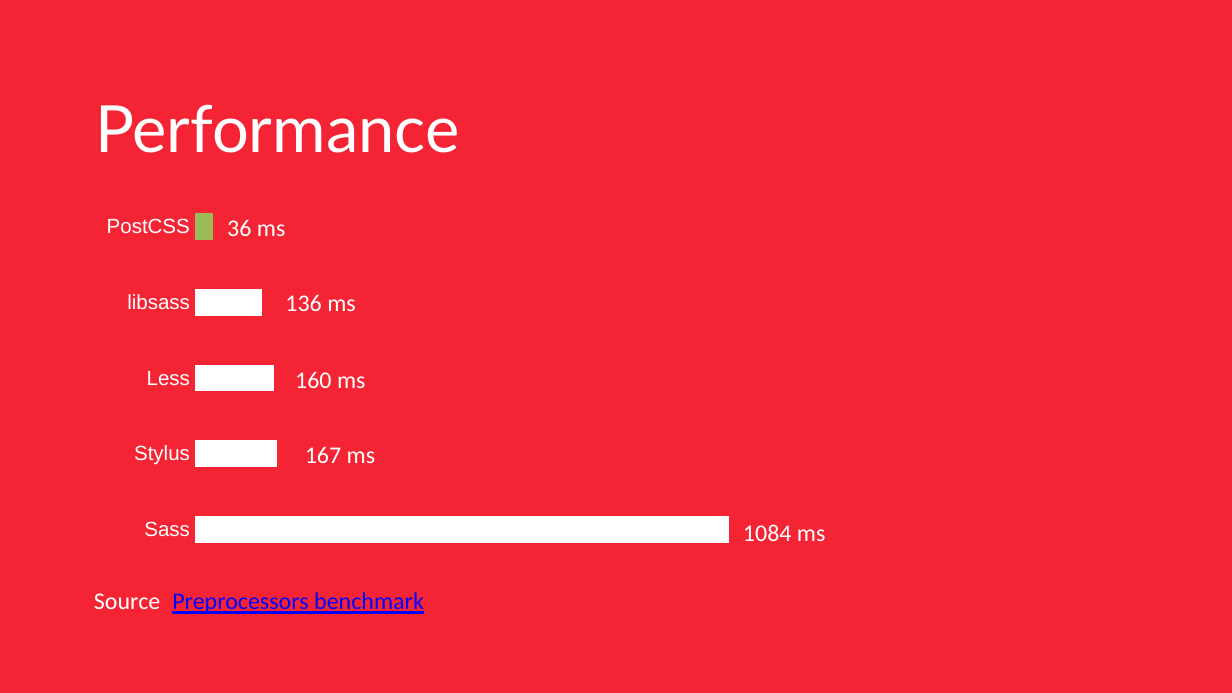
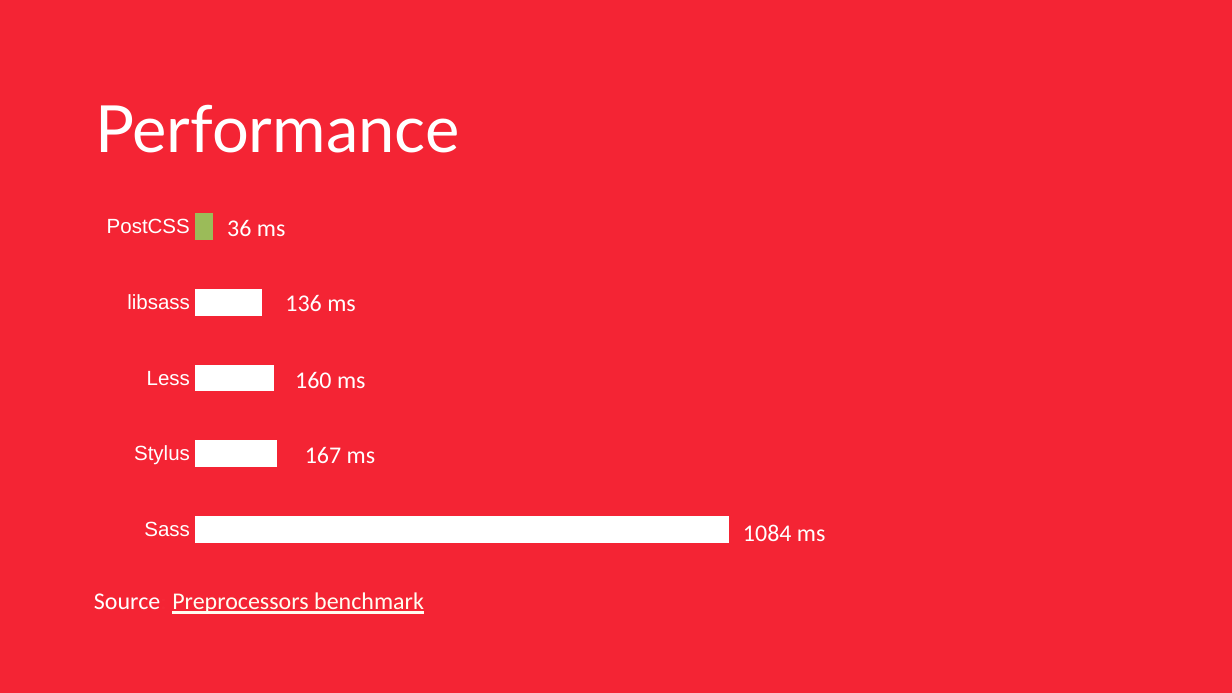
Before and after one commit to mihaeltomic/postcss-presentation, a slide deck: slide 6 of PostCSS.pptx (slide 3 before the commit). Drawn at 1232x693 pixels with LibreOffice and Linux fonts; fonts in the diff are those of the drawing; background and template pictures are left out. Boxes give left, top, right and bottom in pixels: in the first picture for what was removed or moved away, otherwise in the second. Text is boxed around its words. In the diff, an @@ line names an element or a change of style, - is before the commit and + after.

```diff
--- a/PostCSS.pptx
+++ b/PostCSS.pptx
@@ text "Source: Preprocessors benchmark" at (94, 592, 424, 614): text colour #0000FF to #FFFCF1 in "Preprocessors benchmark" @@
```
Also in this commit, not shown: 2 other slides changed, 2 other files.
